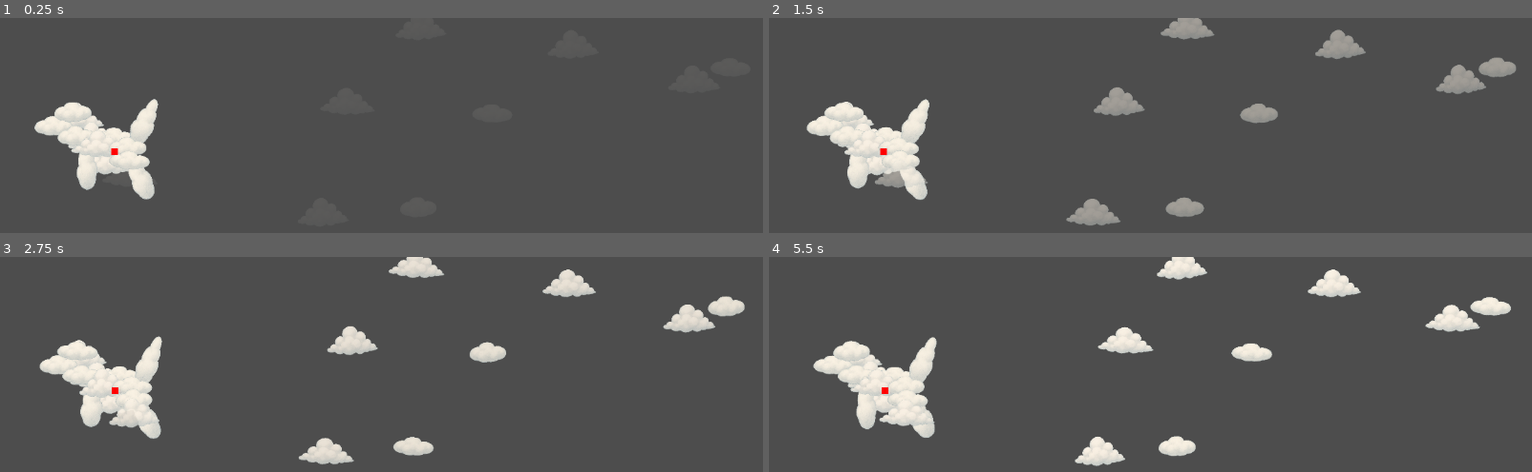
Above: before the commit, frames 1-4 (two rows, left to right).
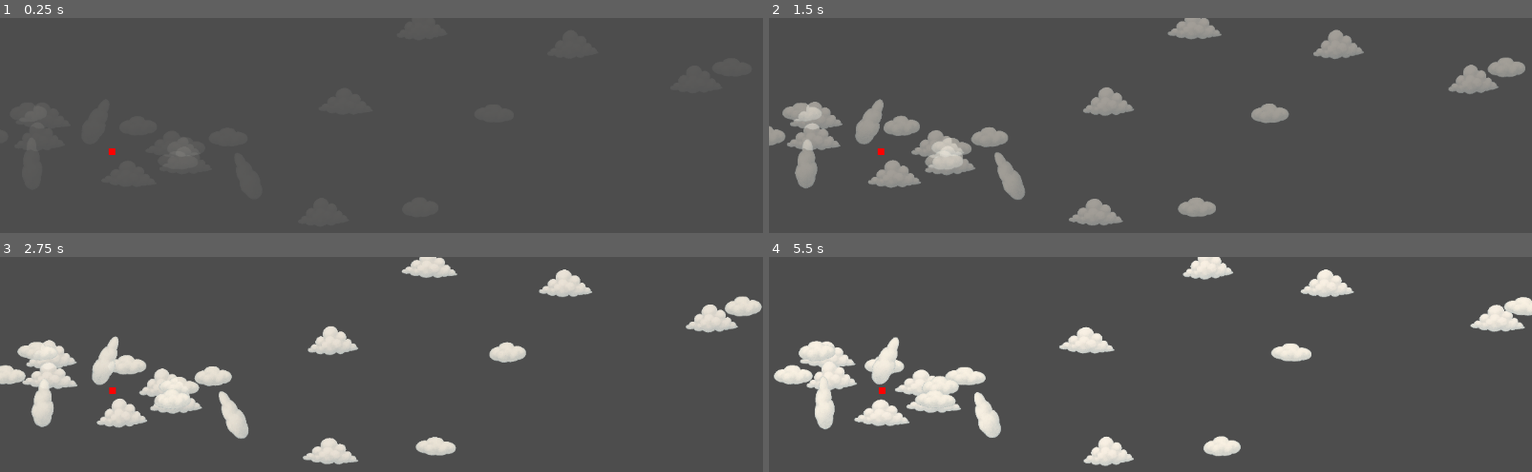
Above: after the commit, the same moments.

Repository: misterbamboo/ld-58
Game: Godot game, scene res://MainScene.tscn
Same seed, same stepped clock (60 frames per second), same inputs: the game is played once before the commit and once after it.
Inputs (mouse positions are in pixels of both pictures, inside the frame that each line leads up to):
- Up to frame 1 (0.25 s): no input
- Up to frame 2 (1.5 s): move the mouse to (1318, 209) at 0.52 s; click (1318, 209) at 0.67 s; move the mouse to (outside the picture) at 1.27 s; click (outside the picture) at 1.42 s
- Up to frame 3 (2.75 s): move the mouse to (457, 377) at 2.02 s; click (457, 377) at 2.17 s
- Up to frame 4 (5.5 s): move the mouse to (outside the picture) at 2.77 s; click (outside the picture) at 2.92 s; move the mouse to (outside the picture) at 3.52 s; click (outside the picture) at 3.67 s; move the mouse to (921, 407) at 4.27 s; click (921, 407) at 4.42 s; move the mouse to (1188, 469) at 5.02 s; click (1188, 469) at 5.17 s

The runs differ from the first frame. In frame 1, 3.8% of the frame differs, in the area x 4-26%, y 37-85%; in frame 2, 9.2%; in frame 3, 10%; in frame 4, 11%, in the area x 0-100%, y 0-98%.

Commit message:
fix: Fix shape spawning

Diff:
--- a/src/game/florence-memories/clouds/cloud.gd
+++ b/src/game/florence-memories/clouds/cloud.gd
@@ -1,7 +1,7 @@
 class_name Cloud extends Node2D
 
-@export var min_speed: float = 2.0
-@export var max_speed: float = 3.0
+@export var min_speed: float = 3.0
+@export var max_speed: float = 10.0
 
 var speed: float
 var direction: int = 0
@@ -95,7 +95,7 @@
 
 func initialize(meeting_pos: Vector2, spawn_direction: int, spawn_lifespan: float, spawn_meet_in_time: float) -> void:
 	speed = randf_range(min_speed, max_speed)
-	direction = spawn_direction
+	direction = 1 if randf() > 0.5 else -1
 	lifespan = spawn_lifespan
 	meet_in_time = spawn_meet_in_time
 	internal_time = 0.0
--- a/src/game/florence-memories/clouds/cloud_shape.gd
+++ b/src/game/florence-memories/clouds/cloud_shape.gd
@@ -48,9 +48,6 @@
 	for cloud in clouds:
 		var child_lifespan = randf_range(min_lifespan * 1.25, lifespan * 1.25)
 		cloud.initialize(Vector2.ZERO, spawn_direction, child_lifespan, meet_in_time)
-
-func set_first_shape_time():
-	internal_time = lifespan / 4.0
 
 func _process(delta):
 	if not clouds_initialized:
--- a/src/game/florence-memories/clouds/cloud_spawner.gd
+++ b/src/game/florence-memories/clouds/cloud_spawner.gd
@@ -12,7 +12,6 @@
 var next_cloud_spawn_time: float = 0.0
 var screen_size: Vector2 = Vector2.ZERO
 var spawn_shape_next: bool = false
-var is_first_shape: bool = true
 
 var pending_clouds: Array[Cloud] = []
 var pending_shapes: Array[CloudShape] = []
@@ -114,9 +113,5 @@
 
 	shape.initialize(meet_at_pos, direction, lifespan, meet_in_time)
 
-	if is_first_shape:
-		shape.set_first_shape_time()
-		is_first_shape = false
-
 func _on_shape_vanished(data: Dictionary):
 	spawn_shape_next = true
